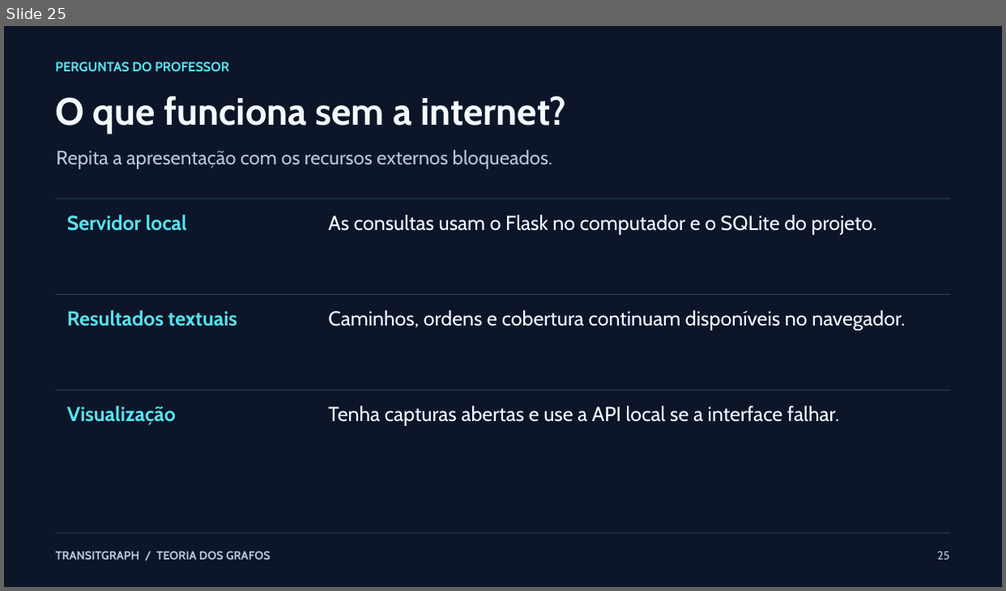
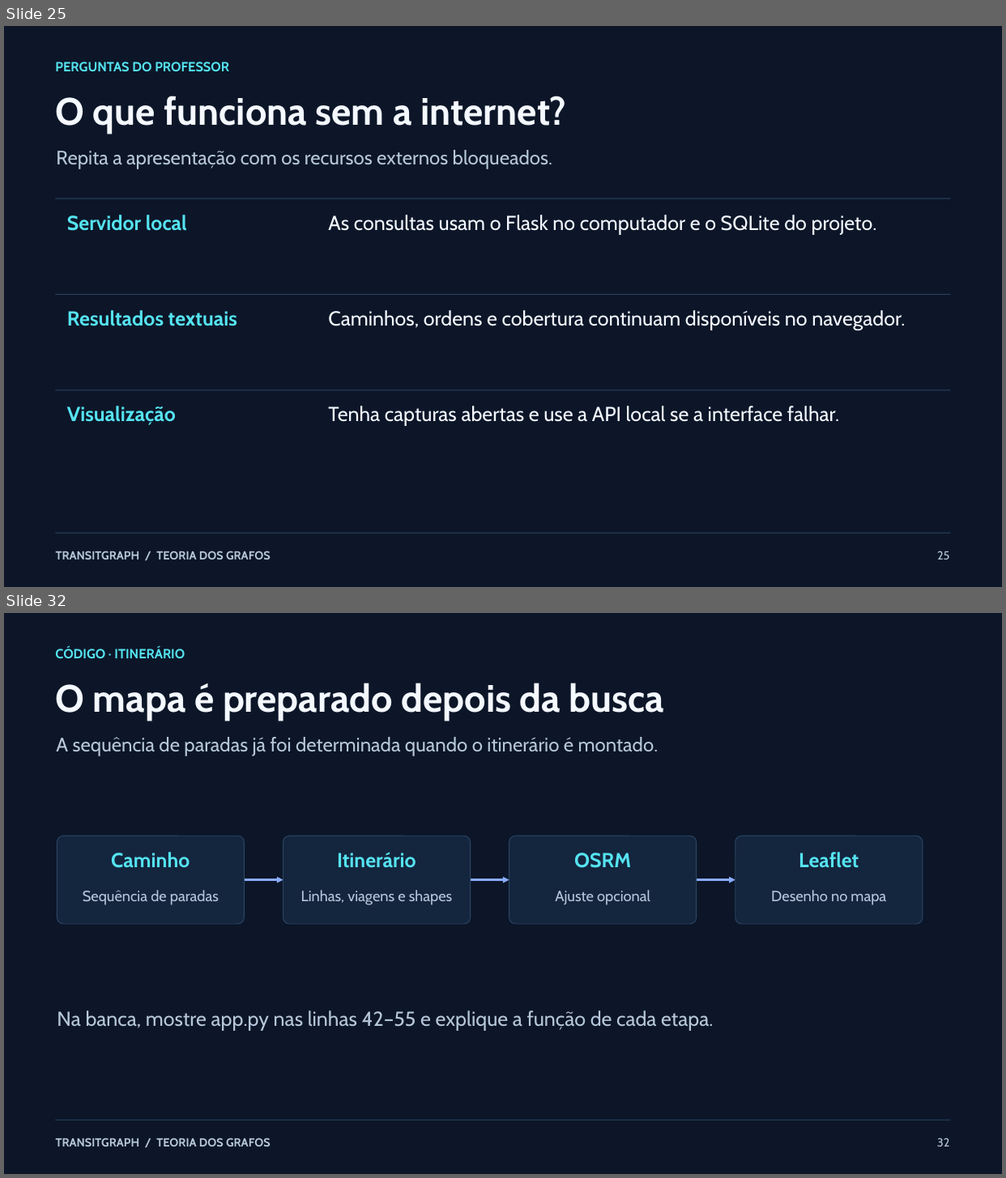
Before and after one commit to MatheusLeonardi/TransitGraph, a slide deck: docs/apresentacao/TransitGraph_Material_de_Estudo.pptx. Shown one above the other, each under a label of ours: slide 25 before the commit, slides 25 and 32 after it; the slides between them are not shown. The pictures are 1006x591 and 1006x1178 pixels, drawn with LibreOffice and Linux fonts; fonts in the diff are those of the drawing. Boxes give left, top, right and bottom in pixels: in the first picture for what was removed or moved away, otherwise in the second. Text is boxed around its words. In the diff, an @@ line names an element or a change of style, - is before the commit and + after.

```diff
--- a/docs/apresentacao/TransitGraph_Material_de_Estudo.pptx
+++ b/docs/apresentacao/TransitGraph_Material_de_Estudo.pptx
@@ slide 32 added at (4, 613, 1002, 1174), background #0C1628 @@
@@ text added at (55, 649, 185, 658), 12.8 pt, text #55E3F0, bold @@
+CÓDIGO · ITINERÁRIO
@@ text added at (55, 683, 664, 721), 36.8 pt, text #F4F8FF, bold @@
+O mapa é preparado depois da busca
@@ text added at (56, 737, 658, 756), 18.8 pt, text #B7C7DB @@
+A sequência de paradas já foi determinada quando o itinerário é montado.
@@ rounded rectangle added at (57, 836, 245, 924), fill #14253E, outline #2B4664 0.75 pt @@
@@ text added at (111, 852, 189, 868), 19.5 pt, text #55E3F0, bold @@
+Caminho
@@ rounded rectangle added at (283, 836, 471, 924), fill #14253E, outline #2B4664 0.75 pt @@
@@ text added at (337, 852, 416, 868), 19.5 pt, text #55E3F0, bold @@
+Itinerário
@@ rounded rectangle added at (509, 836, 697, 924), fill #14253E, outline #2B4664 0.75 pt @@
@@ text added at (574, 853, 631, 868), 19.5 pt, text #55E3F0, bold @@
+OSRM
@@ rounded rectangle added at (735, 836, 923, 924), fill #14253E, outline #2B4664 0.75 pt @@
@@ text added at (799, 852, 859, 868), 19.5 pt, text #55E3F0, bold @@
+Leaflet
@@ text added at (83, 890, 219, 905), 14.2 pt, text #B7C7DB @@
+Sequência de paradas
@@ arrow added from (245, 880) to (283, 880), #89ABFF 2.03 pt @@
@@ text added at (301, 890, 452, 905), 14.2 pt, text #B7C7DB @@
+Linhas, viagens e shapes
@@ arrow added from (471, 880) to (509, 880), #89ABFF 2.03 pt @@
@@ text added at (555, 890, 650, 905), 14.2 pt, text #B7C7DB @@
+Ajuste opcional
@@ arrow added from (697, 880) to (735, 880), #89ABFF 2.03 pt @@
@@ text added at (771, 890, 886, 905), 14.2 pt, text #B7C7DB @@
+Desenho no mapa
@@ text added at (57, 1011, 713, 1030), 19.5 pt, text #B7C7DB @@
+Na banca, mostre app.py nas linhas 42–55 e explique a função de cada etapa.
@@ rectangle added at (56, 1120, 951, 1121), fill #2B4664 @@
@@ text added at (56, 1138, 270, 1147), 11.2 pt, text #B7C7DB, bold @@
+TRANSITGRAPH / TEORIA DOS GRAFOS
@@ text added at (937, 1138, 950, 1147), 11.2 pt, text #B7C7DB @@
+32
```
Also in this commit, not shown: 6 other slides added, 8 other files.
